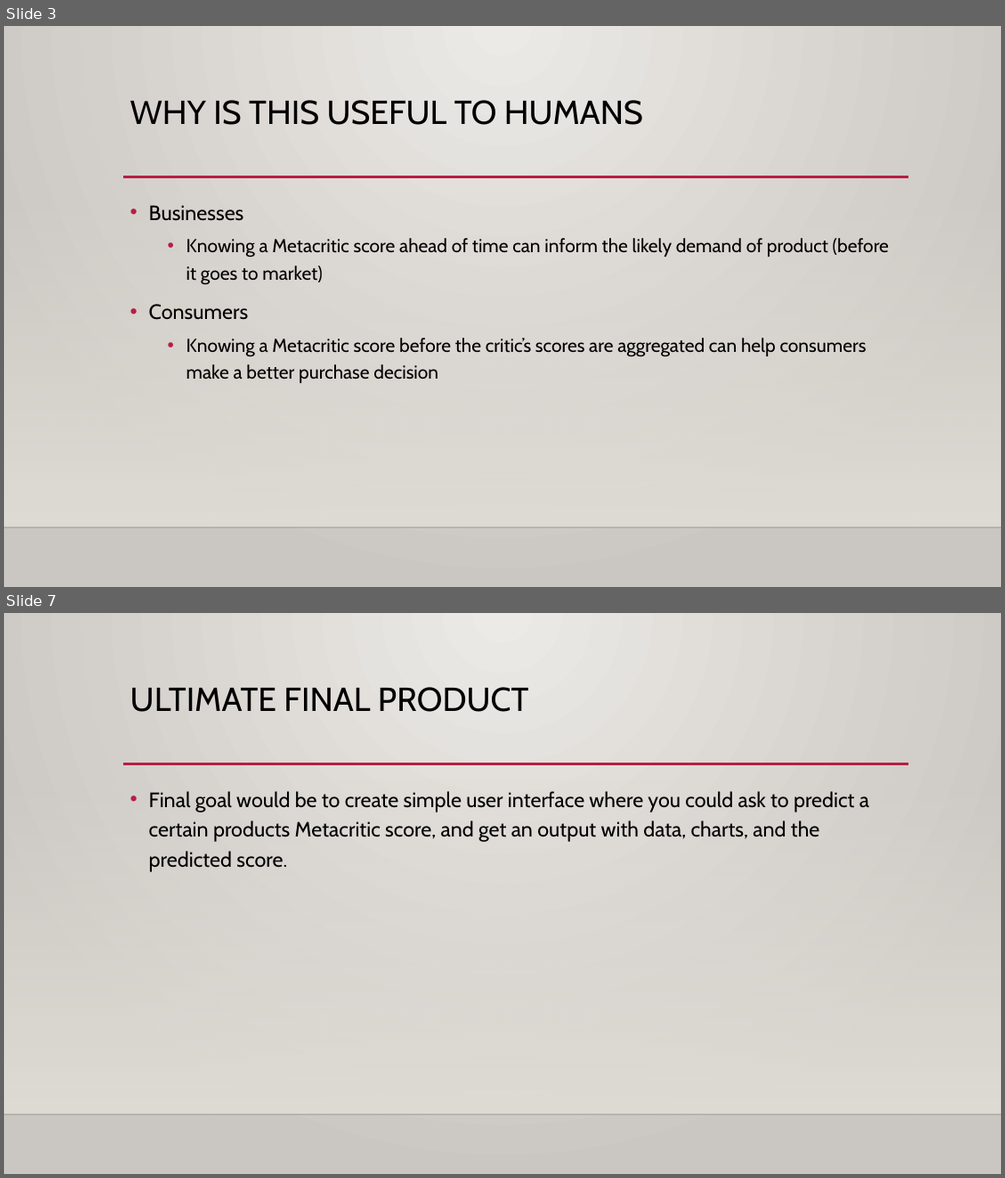
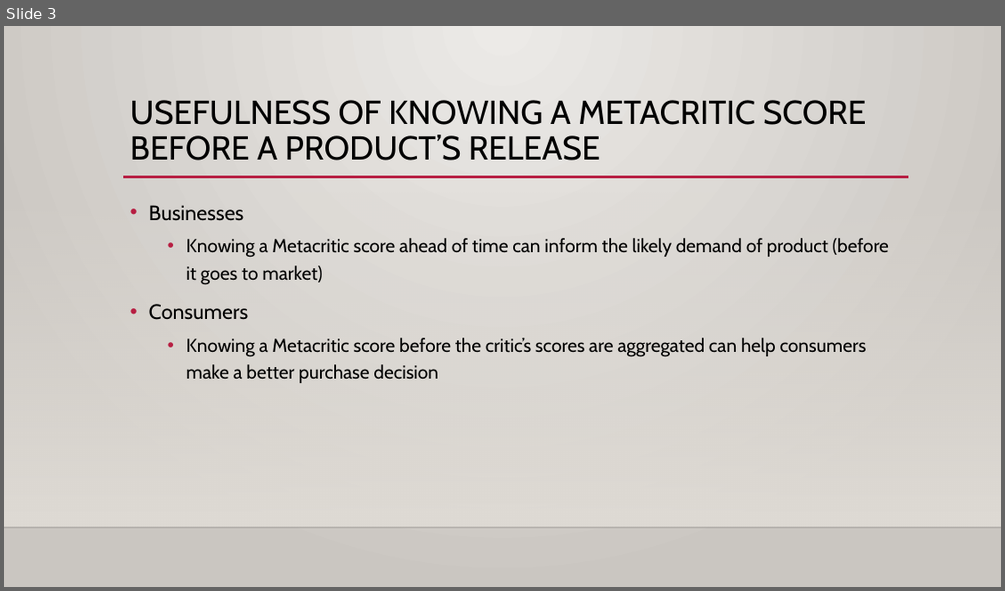
Before and after one commit to amspies/cse408, a slide deck: Project_3_Proposal.pptx. Shown one above the other, each under a label of ours: slides 3 and 7 before the commit, slide 3 after it; the slides between them are not shown. The pictures are 1005x1178 and 1005x591 pixels, drawn with LibreOffice and Linux fonts; fonts in the diff are those of the drawing; background and template pictures are left out. Boxes give left, top, right and bottom in pixels: in the first picture for what was removed or moved away, otherwise in the second. Text is boxed around its words. In the diff, an @@ line names an element or a change of style, - is before the commit and + after.

```diff
--- a/Project_3_Proposal.pptx
+++ b/Project_3_Proposal.pptx
@@ slide 7 removed at [4, 613, 1001, 1174], background gradient #ECEAE7 to #CAC7C1; not listed: 3 template elements that a slide beside it also shows @@
@@ title removed at [130, 687, 529, 712] @@
-ULTIMATE FINAL PRODUCT
@@ text removed at [149, 791, 869, 872] @@
-• Final goal would be to create simple user interface where you could ask to predict a certain products Metacritic score, and get an output with data, charts, and the predicted score.
@@ slide 3 changed as well @@
@@ title at [130, 100, 866, 160]: text changed @@
-WHY IS THIS USEFUL TO HUMANS
+USEFULNESS OF KNOWING A METACRITIC SCORE BEFORE A PRODUCT’S RELEASE
```
Also in this commit, not shown: 4 other slides changed, 8 slides added, 1 other slide removed, 3 other files.
